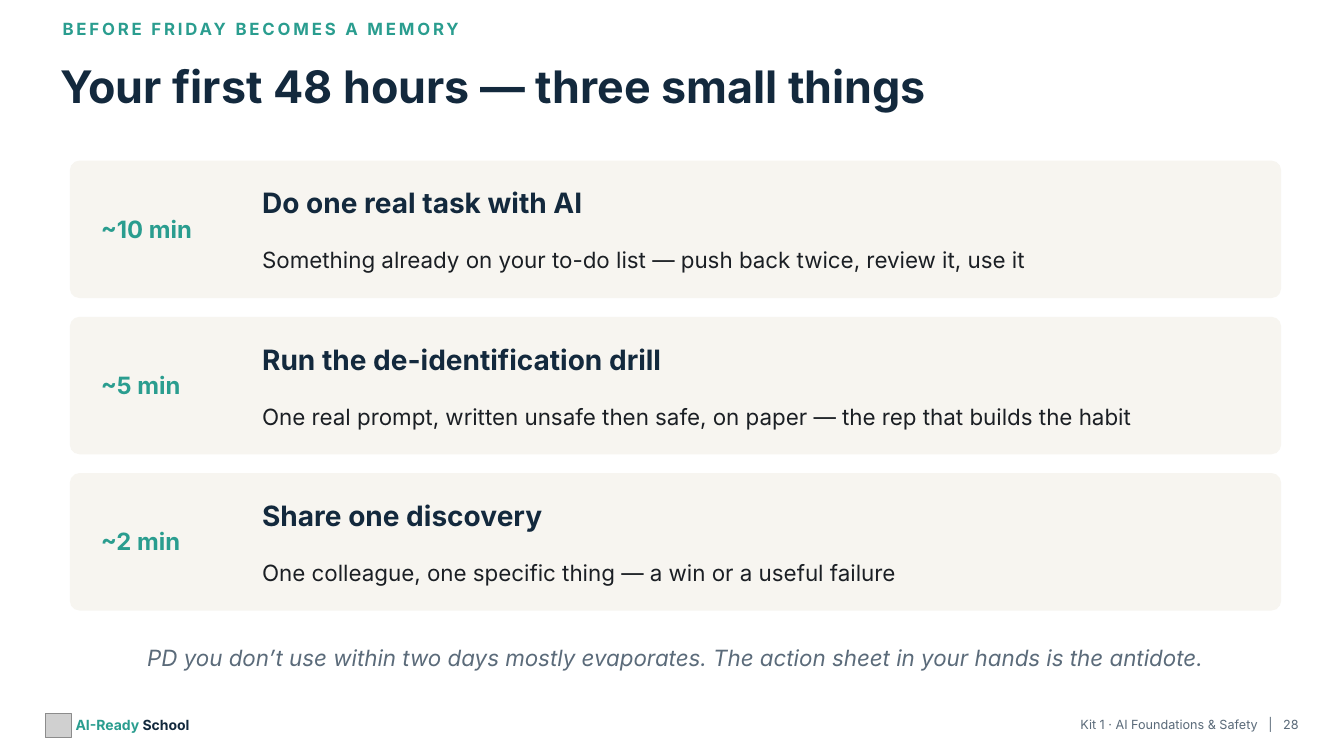
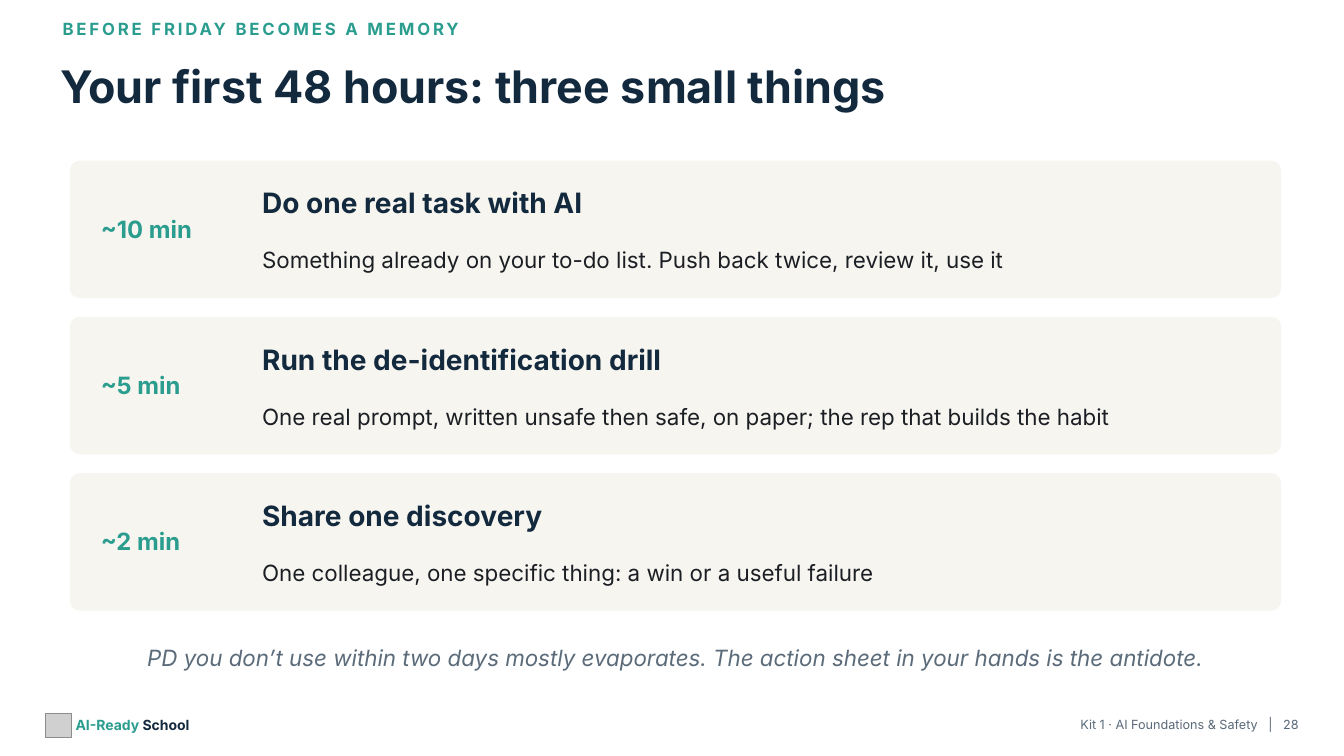
Before and after one commit to aspinozzi1/Ai-School-Ready, a slide deck: slide 28 of kits/kit01/Kit01_PresentationDeck.pptx. Drawn at 1344x756 pixels with LibreOffice and Linux fonts; fonts in the diff are those of the drawing; grey boxes stand for pictures. Boxes give left, top, right and bottom in pixels: in the first picture for what was removed or moved away, otherwise in the second. Text is boxed around its words. In the diff, an @@ line names an element or a change of style, - is before the commit and + after.

```diff
--- a/kits/kit01/Kit01_PresentationDeck.pptx
+++ b/kits/kit01/Kit01_PresentationDeck.pptx
@@ text at (x1=60, y1=68, x2=886, y2=113): text changed @@
-Your first 48 hours — three small things
+Your first 48 hours: three small things
@@ text at (x1=262, y1=251, x2=1003, y2=273): text changed @@
-Something already on your to-do list — push back twice, review it, use it
+Something already on your to-do list. Push back twice, review it, use it
@@ text at (x1=262, y1=408, x2=1109, y2=430): text changed @@
-One real prompt, written unsafe then safe, on paper — the rep that builds the habit
+One real prompt, written unsafe then safe, on paper; the rep that builds the habit
@@ text at (x1=262, y1=564, x2=874, y2=586): text changed @@
-One colleague, one specific thing — a win or a useful failure
+One colleague, one specific thing: a win or a useful failure
```
Also in this commit, not shown: 24 other slides changed, 20 other files.
